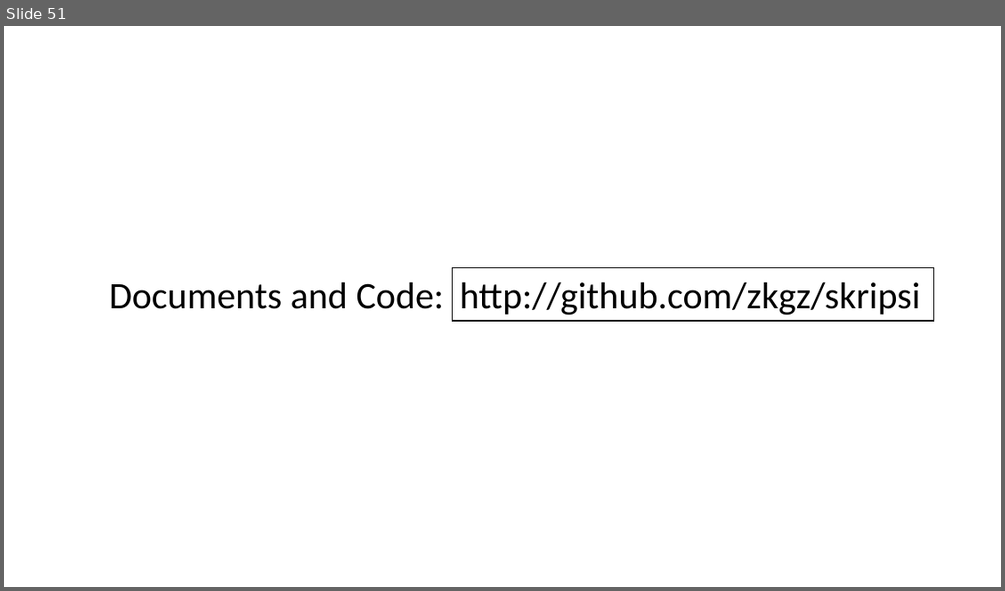
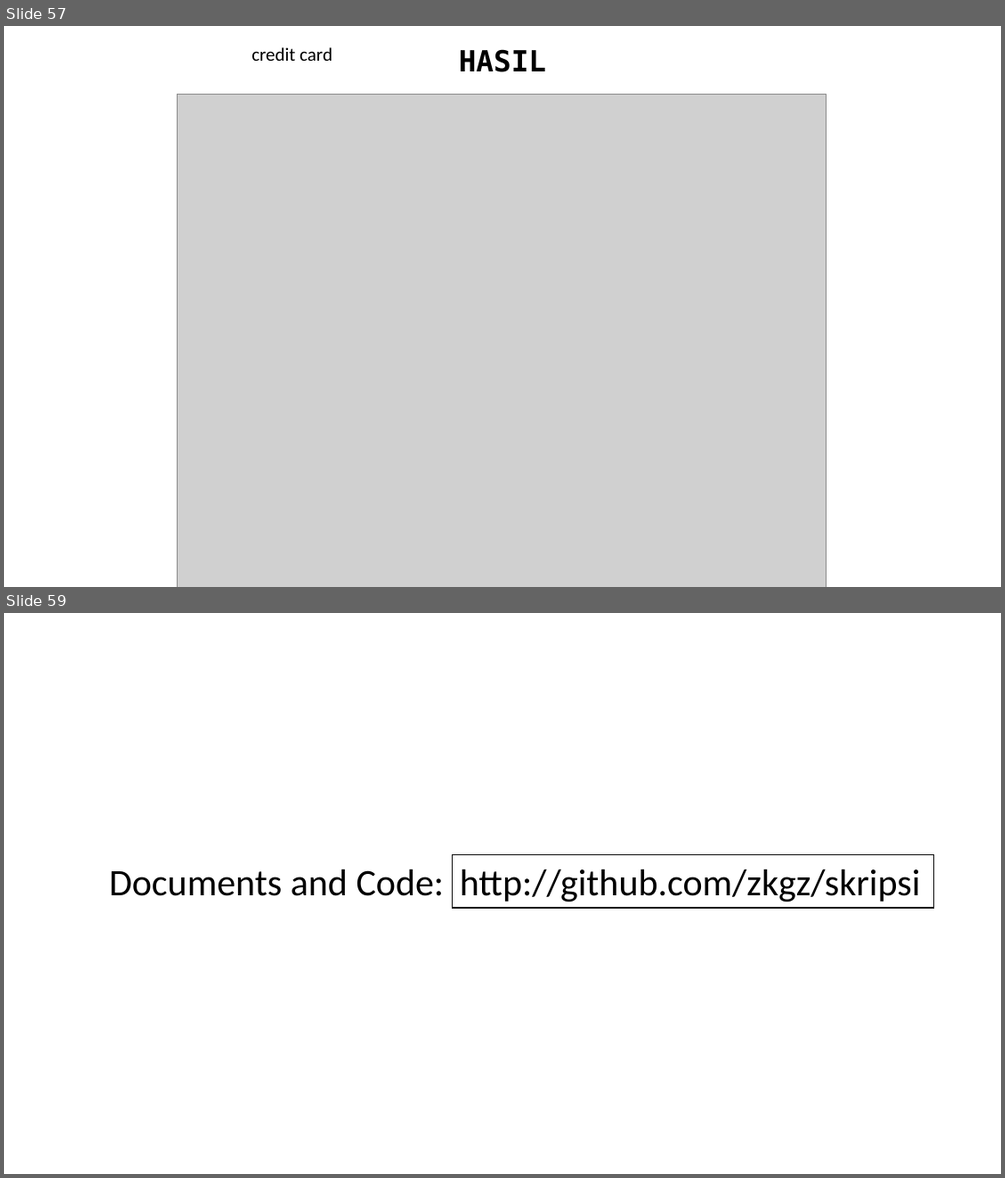
Before and after one commit to zkgz/skripsi, a slide deck: skripsi/Skripsi Pro/Presentation1.pptx. Shown one above the other, each under a label of ours: slide 51 before the commit, slides 57 and 59 after it; the slides between them are not shown. The pictures are 1005x591 and 1005x1178 pixels, drawn with LibreOffice and Linux fonts; fonts in the diff are those of the drawing; grey boxes stand for pictures. Boxes give left, top, right and bottom in pixels: in the first picture for what was removed or moved away, otherwise in the second. Text is boxed around its words. In the diff, an @@ line names an element or a change of style, - is before the commit and + after.

```diff
--- a/skripsi/Skripsi Pro/Presentation1.pptx
+++ b/skripsi/Skripsi Pro/Presentation1.pptx
@@ slide 57 added at box(4, 26, 1001, 587), background #FFFFFF @@
@@ text added at box(251, 47, 332, 61), 18 pt, text #000000 @@
+credit card
@@ text added at box(459, 49, 546, 72), 28 pt, text #000000, bold @@
+HASIL
@@ picture added at box(177, 95, 825, 587) @@
@@ what was slide 51 is now slide 59 @@
```
Also in this commit, not shown: 9 other slides added, 2 slides removed.
